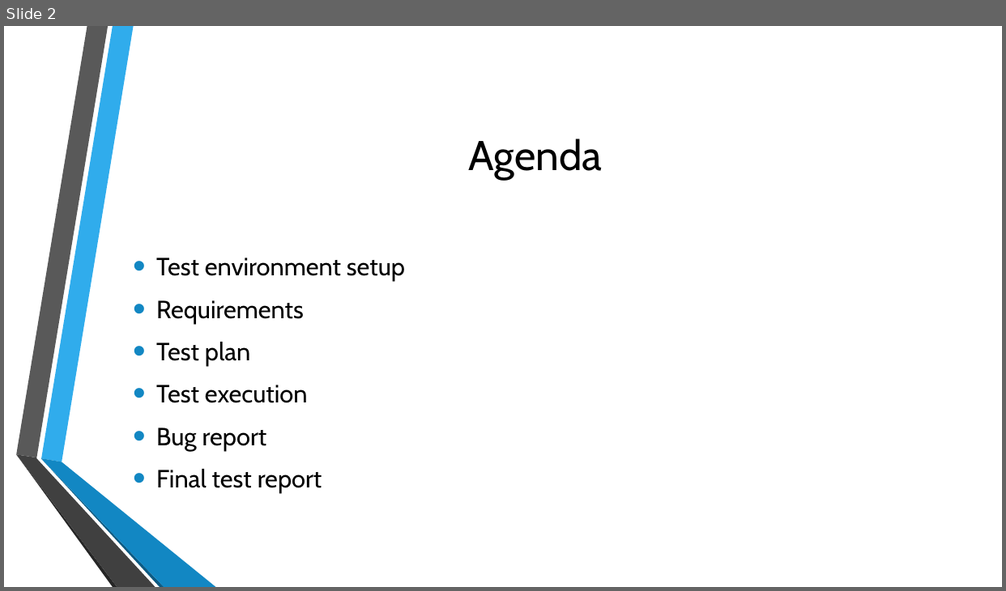
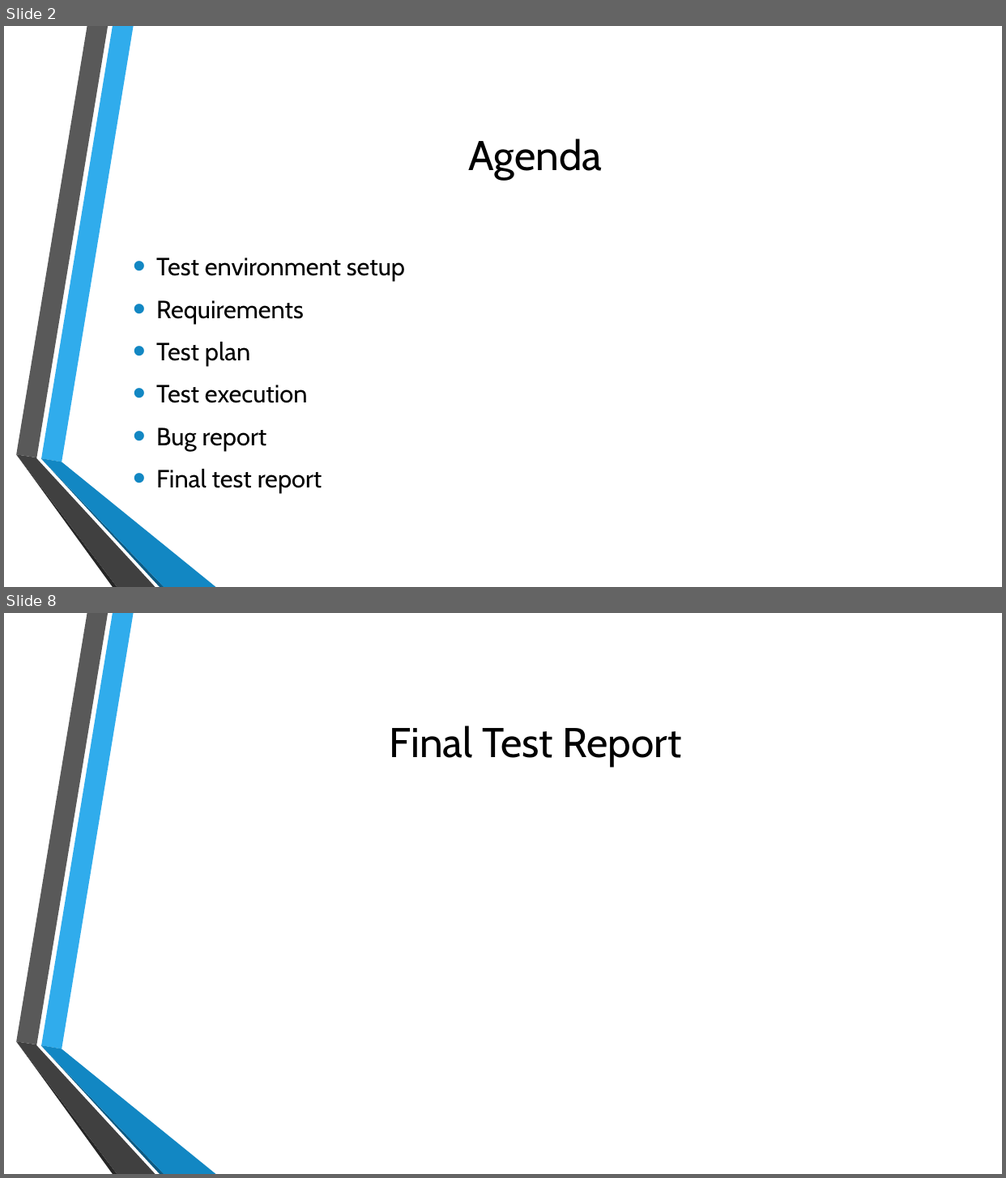
Before and after one commit to rohinitornal/riskpoint, a slide deck: SW Test Demo.odp. Shown one above the other, each under a label of ours: slide 2 before the commit, slides 2 and 8 after it; the slides between them are not shown. The pictures are 1006x591 and 1006x1178 pixels, drawn with LibreOffice and Linux fonts; fonts in the diff are those of the drawing; background and template pictures are left out. Boxes give left, top, right and bottom in pixels: in the first picture for what was removed or moved away, otherwise in the second. Text is boxed around its words. In the diff, an @@ line names an element or a change of style, - is before the commit and + after.

```diff
--- a/SW Test Demo.odp
+++ b/SW Test Demo.odp
@@ slide 8 added at [4,613,1002,1174], background picture (left out); not listed: 6 template elements that a slide beside it also shows @@
@@ title added at [390,726,682,766], 40 pt, text #000000 @@
+Final Test Report
```
Also in this commit, not shown: 1 slide changed, 4 other slides added, 1 slide removed, 1 other file.
